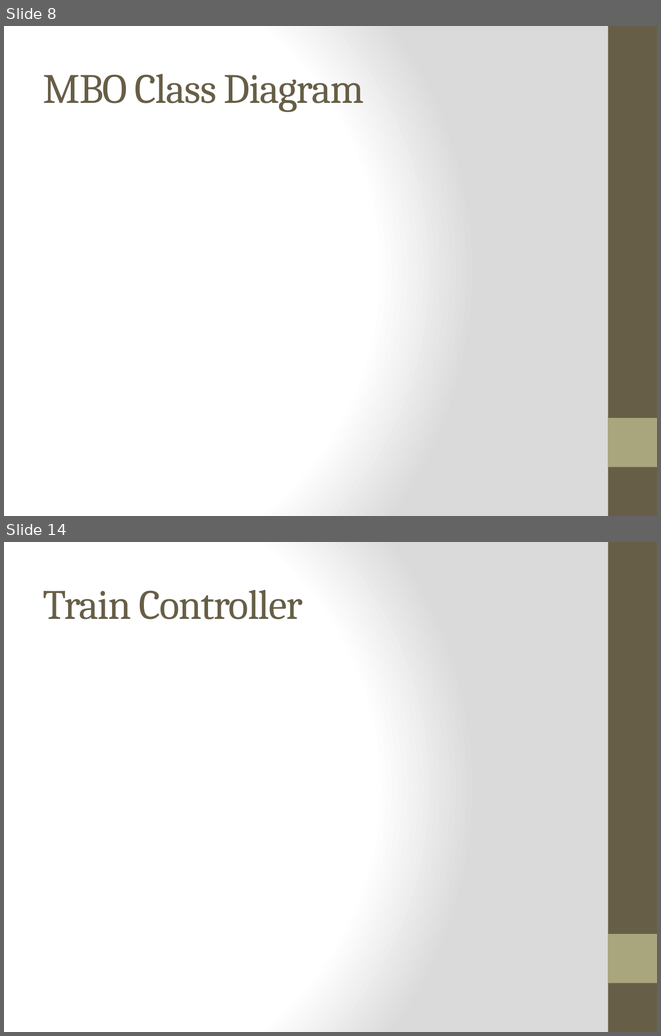
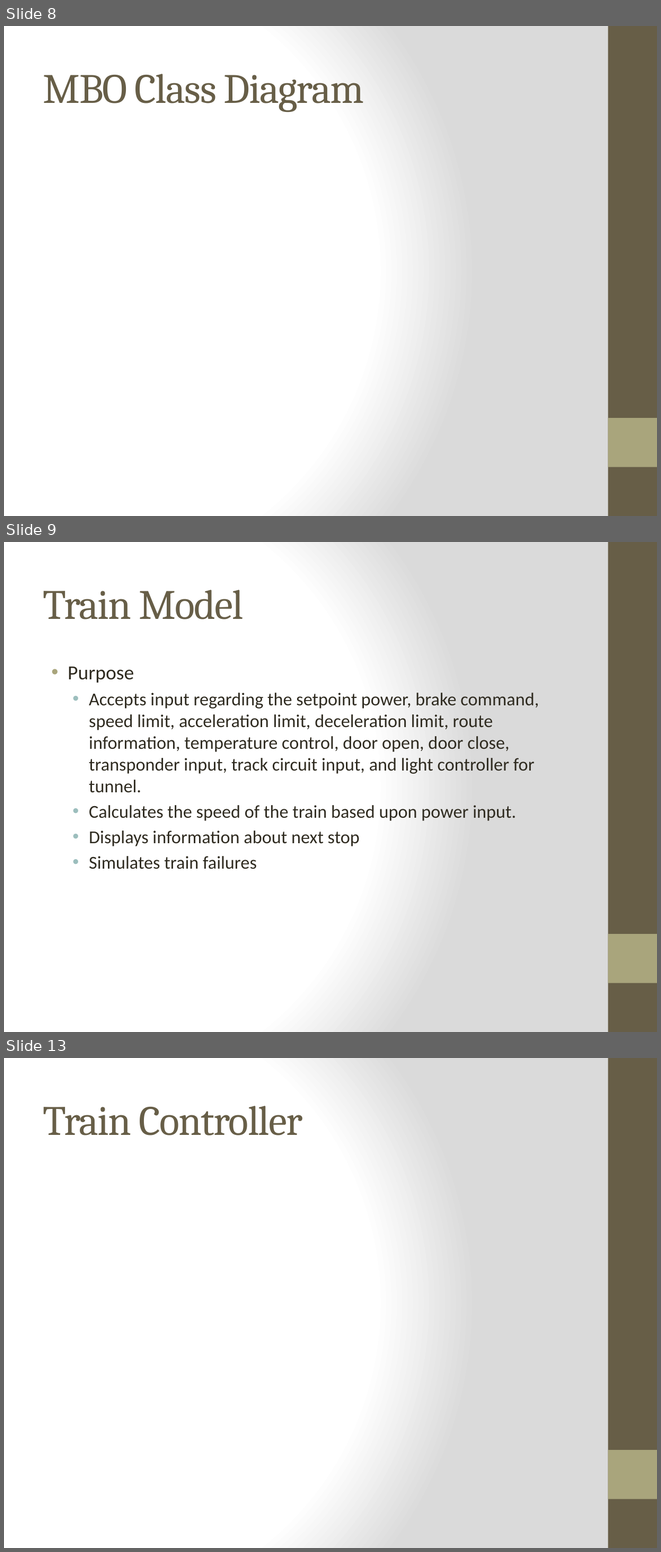
Before and after one commit to meylingtaing/COE1186, a slide deck: Design Review/DesignReview.pptx. Shown one above the other, each under a label of ours: slides 8 and 14 before the commit, slides 8, 9 and 13 after it; the slides between them are not shown. The pictures are 661x1036 and 661x1552 pixels, drawn with LibreOffice and Linux fonts; fonts in the diff are those of the drawing. Boxes give left, top, right and bottom in pixels: in the first picture for what was removed or moved away, otherwise in the second. Text is boxed around its words. In the diff, an @@ line names an element or a change of style, - is before the commit and + after.

Commit message:
updated the design review
Added the train model powerpoint slides (description sequence use-case
and class diagrams)

```diff
--- a/Design Review/DesignReview.pptx
+++ b/Design Review/DesignReview.pptx
@@ slide 9 added at (4, 542, 657, 1032), background gradient #FFFFFF to #DADADA; not listed: 2 template elements that a slide beside it also shows @@
@@ title added at (43, 590, 244, 619), 46 pt, text #675E47 @@
+Train Model
@@ text added at (68, 667, 539, 869), 20 pt, text #2F2B20 @@
+• Purpose
+  • Accepts input regarding the setpoint power, brake command, speed limit, acceleration limit, deceleration limit, route information, temperature control, door open, door close, transponder input, track circuit input, and light controller for tunnel.
+  • Calculates the speed of the train based upon power input.
+  • Displays information about next stop
+  • Simulates train failures
@@ what was slide 14 is now slide 13 @@
```
Also in this commit, not shown: 1 slide changed, 2 other slides added.
